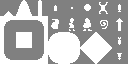
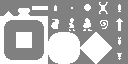
Two versions of the same layered image (w=128, h=64). Layer-by-layer changes:
removed layer "Thin_Topper" from group "Thin" over (38, 0, 42, 16)
added layer "Thin_Top copy" in group "Thin" over (32, 6, 48, 10)
painted on "Triangle_Wide_Tall" over (16, 0, 32, 16)
